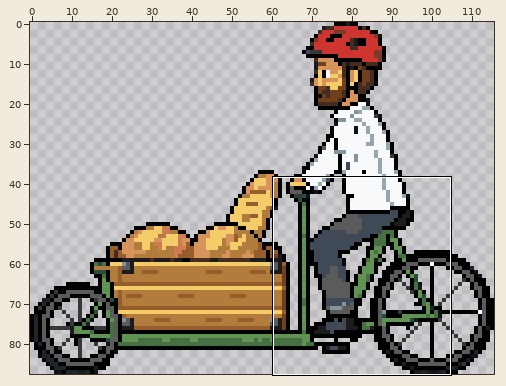
Pixel-art file, stored at art/source/dt_cargo_bike/cargo_bike_pedal.aseprite. Above, an overview of the earlier version with the close-up marked.
Close-up. Before the edit:
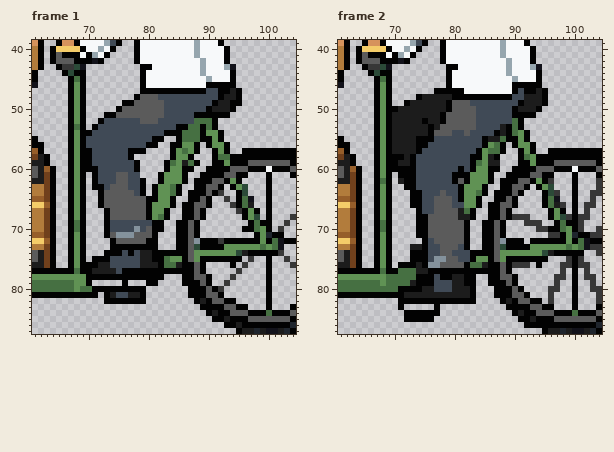
116x88 pixels, 8 frames. Shown: frame 1: x 61..104, y 39..87; frame 2: x 61..104, y 39..87. The commit also changed other frames or places, which this record leaves out.
And afterwards:
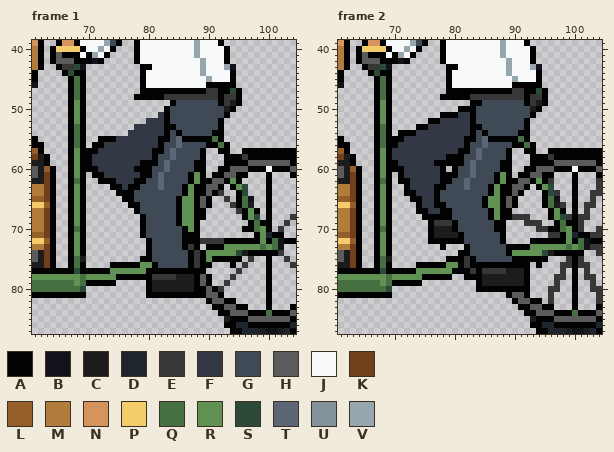
Palette (. is transparent): A #020202  B #12121a  C #1c1c1c  D #1f252d  E #373737  F #323844  G #404a56  H #5b5b5b  J #f7f9fa  K #70401c  L #965e2a  M #b27c3c  N #d6935c  P #f4cc69  Q #467042  R #609254  S #2b4a38  T #5c6676  U #84929c  V #96a6ae
The exact change:
Changed rows in their new state; - is an unchanged pixel.
Frame 1:
first column x 68:
46 Q-----------------------------
47 Q---------------------EE--S---
48 Q----------AAAAEEEEEEEEE-EE---
49 --------........A------GAEC---
50 -------........A------GGG-----
51 -----.........FA----GGGGG-----
52 ----........FFFA----GGGGA-----
53 ---.......FFFFFAAGGGGGGGA-----
54 Q-.......FFFFFF-G-GGGGGA------
55 Q-..AAAFFFFFFF-AGTAAA--Q------
56 Q-.AAFFFFFFFFFAGGTGGGG-AQ-----
57 ---AFFFFFFFFFAAGTGGGGA-.A-----
58 ---FFFFFFFFFFAGGTGGGGA-..A--E-
59 ---FFFFFFFFAAAGTGGGG-A-..A----
60 ----FFFFFF-AAGGTGGGGAA..------
61 ----AFFFFFFAAGTGGGGAR-.-------
62 Q--.AAAFFFA-GGTGGGGAR---------
63 ---...AAFAAGGGTGGGAR----------
64 ----...AAA-GGGGGGGAR----------
65 ----....AAGGGGGGGARR----------
66 ----.....AAGGGGGGARRA---------
67 -----.....AGGGGGGARRA---------
68 -----......AGGGGGARRA---------
69 R----......A-GGGG-RR----------
70 -----......AGGGGGG-R----------
71 -----......AGGGGGG-A----------
72 ------......-GGGGG-AAEEE------
73 ------......-GGGGG-EA.--------
74 -----.......AGGGGGGAEA--------
75 QC-........AAGGGGGGAE-R-------
76 Q-....AAAAARRAGGGGG-E-A-------
77 S--AAARRRRRR--------A---------
78 -QRRRRR------EEEECCCA---------
79 -Q-AAAA-.----CCCCCCC----------
80 QS..........ACCCCCCC----------
81 --..-.......AAAAAAA-----------
82 -----.......--------..--------
83 ---------------------..-------
84 ----------------------..------
85 -----------------------..-----
86 ---------------------------DD-
87 --------------------------A-DD
Frame 2:
first column x 68:
46 Q-----------------------------
47 Q--------..---AAAAAAAAEE--S---
48 Q-----....AA---EEEEEEEEEAEE---
49 ----...........AA------GAE----
50 --...........AAA------GGG-----
51 --........-AAFFA------GGG-----
52 --......AAFFFFFA------GGA-----
53 Q-....AAFFFFFFFAA---GGGGA-----
54 Q-.AAAFFFFFFFFFA-A-GGGGA------
55 Q-AAFFFFFFFFFFAA-TAAA--Q------
56 Q-AFFFFFFFFFFFA--TGGGG-AQ-----
57 --FFFFFFFFFFFAA-TGGGGA-.A-----
58 --FFFFFFFFFAAA-GTGGGGA-..A--E-
59 ---FFFFFFAAAAA-TGGGGAA-..A----
60 ----FFFFFFA.AG-TGGGGAA..------
61 ----FFFFFFAA-GGTGGGAR-.-------
62 ---A-FFFFFAAGGTGGGGAR---------
63 -----FFFFAA--GTGGGAR----------
64 ----A-FFFAG--GGGGGAR----------
65 -------FFAGG-GGGGARR----------
66 -----.-FFAAG--GGGARRA---------
67 -------AFFAAGGGGGG-RA---------
68 ------.-AAAAGGGGGG-RA---------
69 R-----..AEEEAGGGGGGA----------
70 ------..ACCCAGGGGGGA----------
71 ------..ACCCCAGGGGGG----------
72 -------.AAAAAAGGGGGGA...------
73 -----.....A...-GGGGGG---------
74 -----........AAGGGGGGA--------
75 QC---......AAAE-GGGGGG--------
76 Q--...A-AAARRAEAAA--A-AAA-----
77 S--AAARRRRRR---E-EEEECCCA-----
78 --RRRRR--A--..--ACCCCCCCA-----
79 --AAAA-.........ACCCCCCCA-----
80 -S..............AAA---A-A-----
81 --..............---..---------
82 ---.............----..--------
83 ---.-----.-----------..-------
84 ----......------------..------
85 ----.....--------------..-----
86 ------------------------.--DD-
87 --------------------------A-DD
